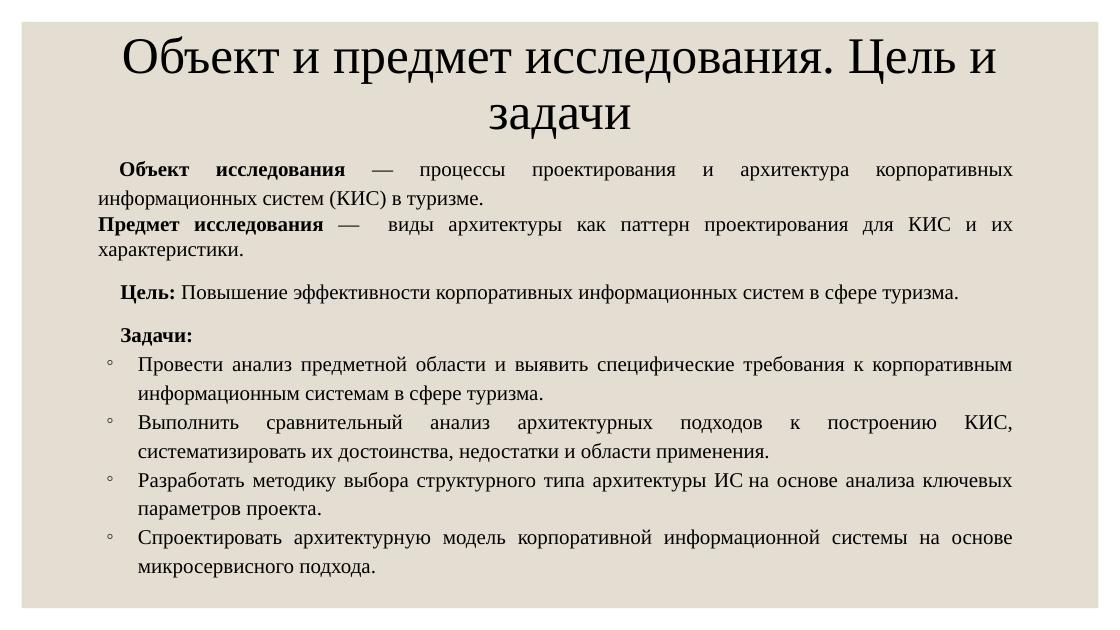
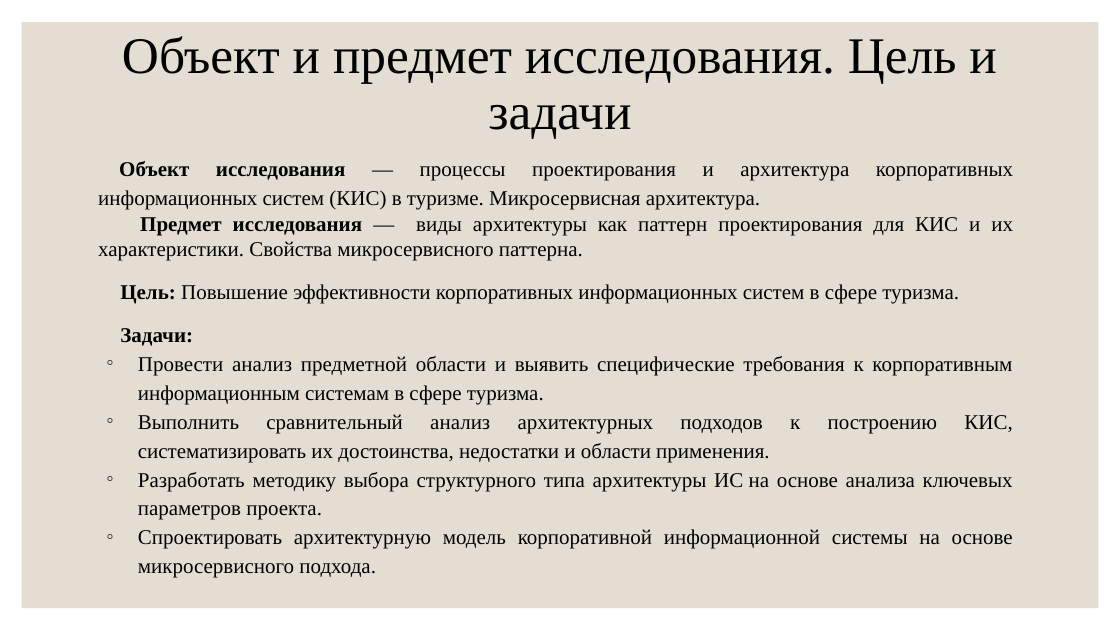
Before and after one commit to RAdKuzur/ASU, a slide deck: slide 6 of Магистерская/Предзащита.pptx. Drawn at 1120x630 pixels with LibreOffice and Linux fonts; fonts in the diff are those of the drawing. Boxes give left, top, right and bottom in pixels: in the first picture for what was removed or moved away, otherwise in the second. Text is boxed around its words. In the diff, an @@ line names an element or a change of style, - is before the commit and + after.

```diff
--- a/Магистерская/Предзащита.pptx
+++ b/Магистерская/Предзащита.pptx
@@ text at box(98, 161, 1013, 261): text changed @@
-Объект исследования — процессы проектирования и архитектура корпоративных информационных систем (КИС) в туризме.
-Предмет исследования — виды архитектуры как паттерн проектирования для КИС и их характеристики.
+Объект исследования — процессы проектирования и архитектура корпоративных информационных систем (КИС) в туризме. Микросервисная архитектура.
+Предмет исследования — виды архитектуры как паттерн проектирования для КИС и их характеристики. Свойства микросервисного паттерна.
```
Also in this commit, not shown: 3 other slides changed, 3 other files.
